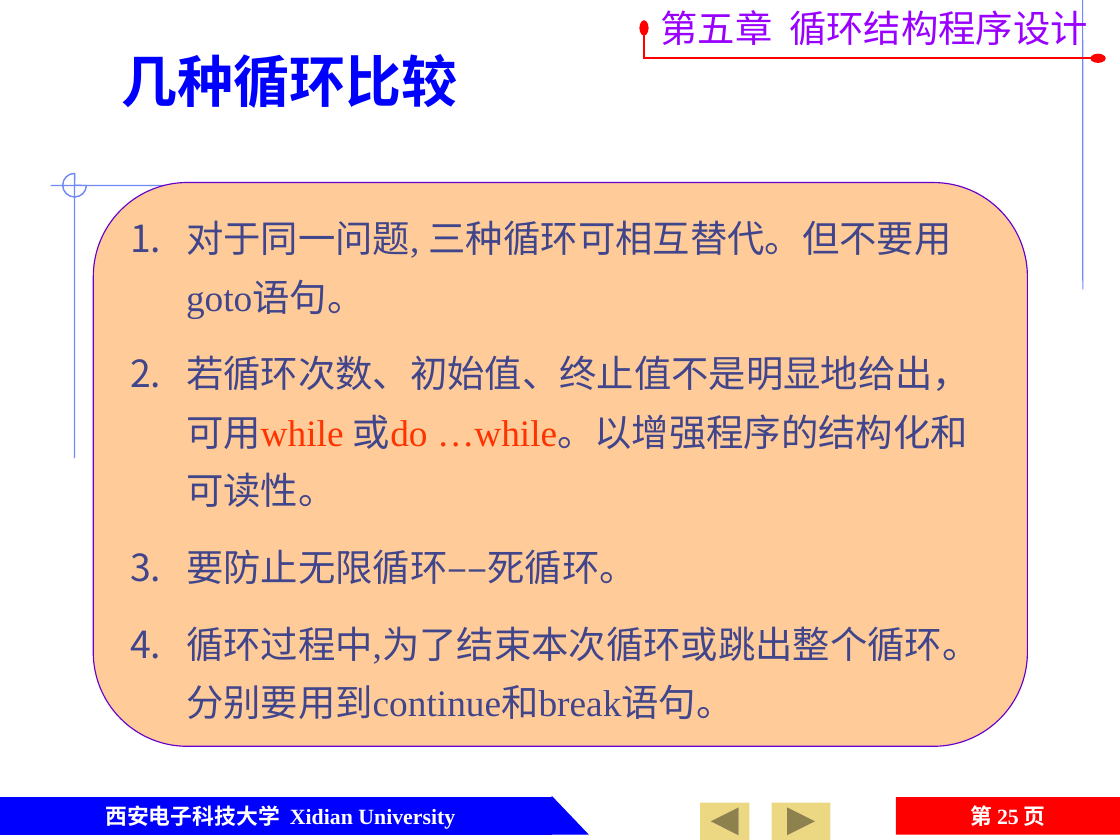
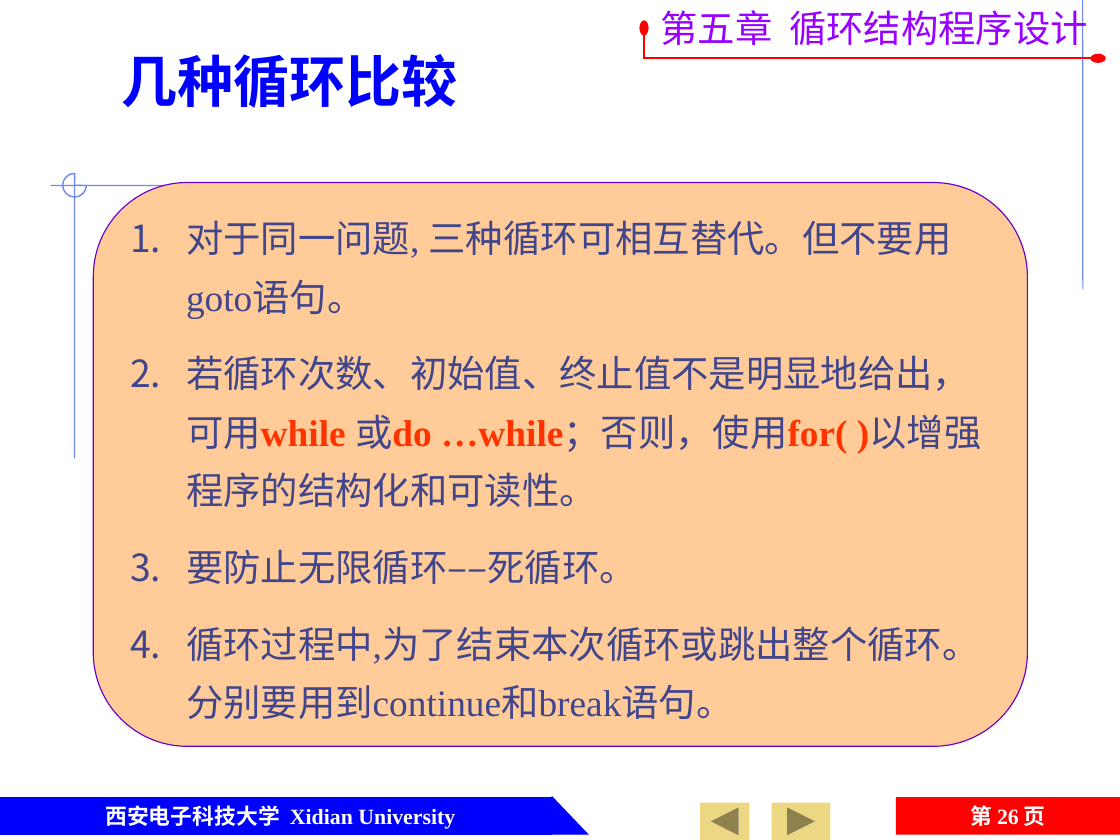
Before and after one commit to jtrfid/C-Repositories, a slide deck: slide 26 of 2016/C语言/课件/第5章 循环结构程序设计.pptx (slide 25 before the commit). Drawn at 1120x840 pixels with LibreOffice and Linux fonts; fonts in the diff are those of the drawing; background and template pictures are left out. Boxes give left, top, right and bottom in pixels: in the first picture for what was removed or moved away, otherwise in the second. Text is boxed around its words. In the diff, an @@ line names an element or a change of style, - is before the commit and + after.

```diff
--- a/2016/C语言/课件/第5章 循环结构程序设计.pptx
+++ b/2016/C语言/课件/第5章 循环结构程序设计.pptx
@@ text at bbox=[186, 355, 982, 507]: text changed @@
-2. 若循环次数、初始值、终止值不是明显地给出，可用while 或do …while。以增强程序的结构化和可读性。
+2. 若循环次数、初始值、终止值不是明显地给出，可用while 或do …while；否则，使用for( )以增强程序的结构化和可读性。
@@ page number at bbox=[970, 805, 1046, 826]: text changed @@
-第 25 页
+第 26 页
```
Also in this commit, not shown: 7 other slides changed, 8 slides added, 4 other files.
